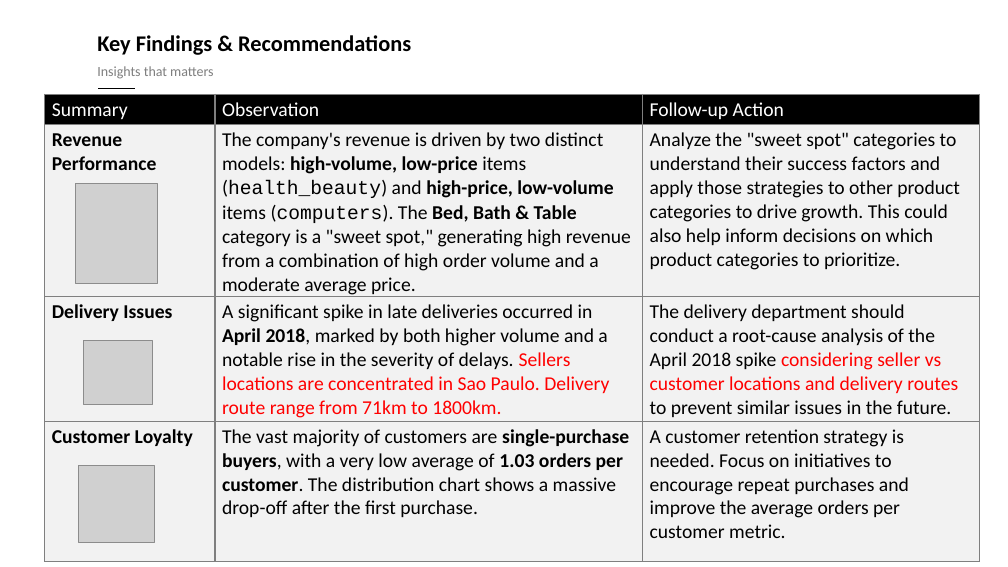
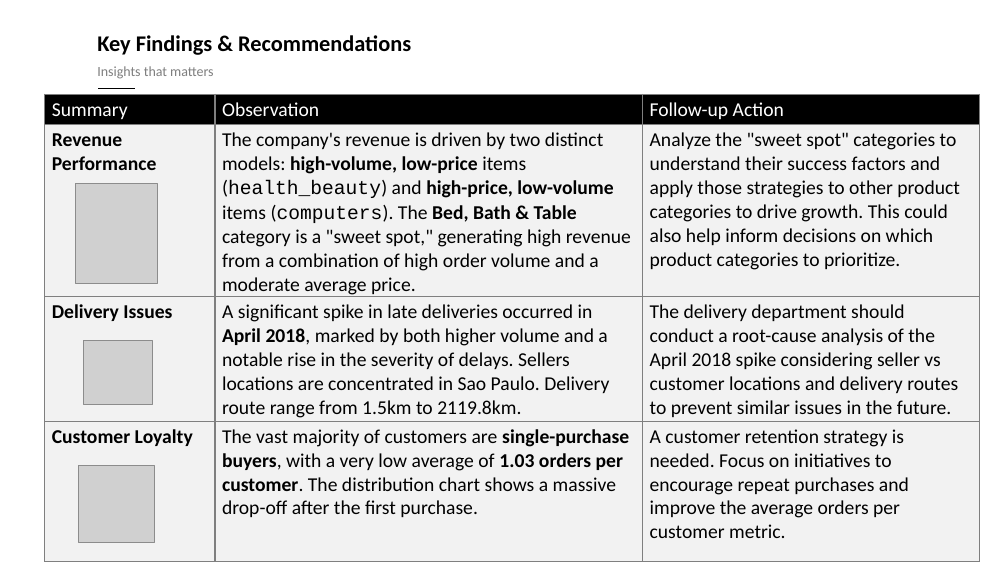
Before and after one commit to lexman29125/5m-data-m2-project, a slide deck: slide 1 of Presentation/Data_Insights.pptx. Drawn at 1008x567 pixels with LibreOffice and Linux fonts; fonts in the diff are those of the drawing; grey boxes stand for pictures; background and template pictures are left out. Boxes give left, top, right and bottom in pixels: in the first picture for what was removed or moved away, otherwise in the second. Text is boxed around its words. In the diff, an @@ line names an element or a change of style, - is before the commit and + after.

```diff
--- a/Presentation/Data_Insights.pptx
+++ b/Presentation/Data_Insights.pptx
@@ table at bbox=[44, 94, 979, 560] @@
-row 3, column 2: A significant spike in late deliveries occurred in April 2018, marked by both higher volume and a notable rise in the severity of delays. Sellers locations are concentrated in Sao Paulo. Delivery route range from 71km to 1800km.
+row 3, column 2: A significant spike in late deliveries occurred in April 2018, marked by both higher volume and a notable rise in the severity of delays. Sellers locations are concentrated in Sao Paulo. Delivery route range from 1.5km to 2119.8km.
@@ text colour #FF0000 to #000000 in "considering seller vs customer locations and delivery ..." @@
```
Also in this commit, not shown: 2 other slides changed.
